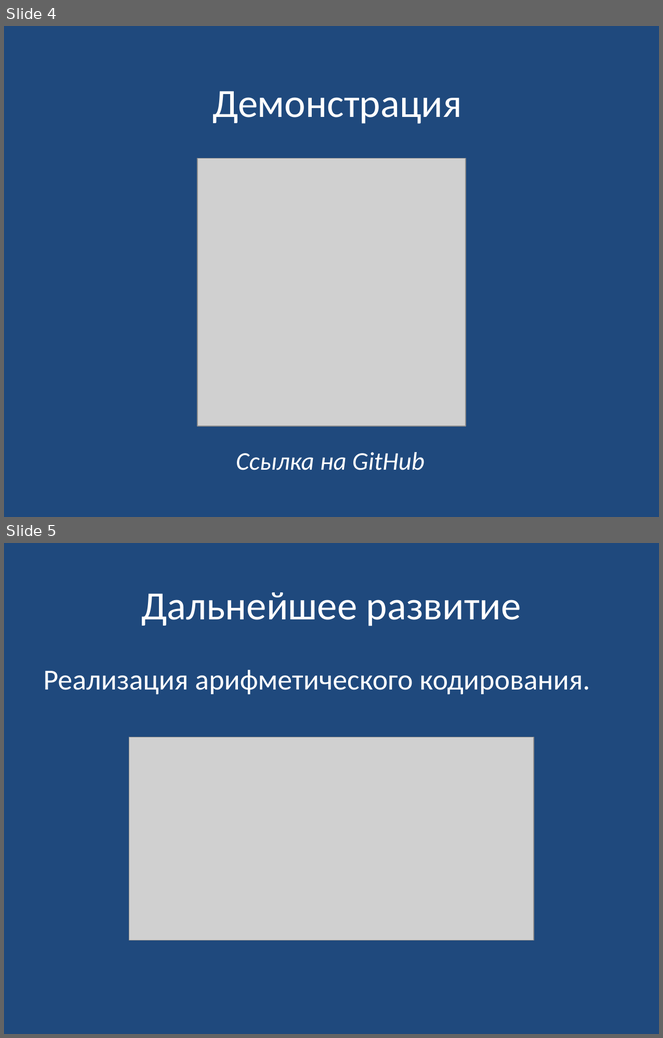
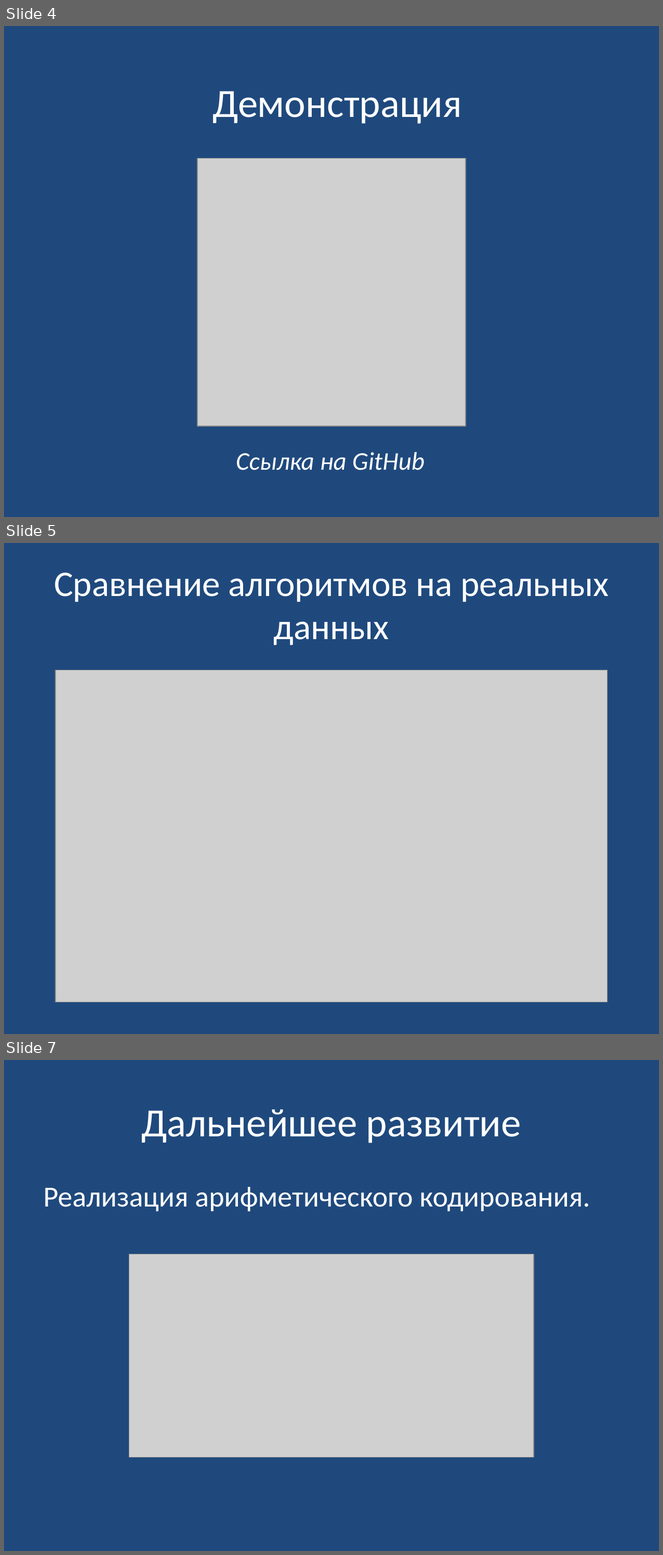
Before and after one commit to leschtsch/compressor, a slide deck: Презентация.pptx. Shown one above the other, each under a label of ours: slides 4 and 5 before the commit, slides 4, 5 and 7 after it; the slides between them are not shown. The pictures are 663x1038 and 663x1555 pixels, drawn with LibreOffice and Linux fonts; fonts in the diff are those of the drawing; grey boxes stand for pictures. Boxes give left, top, right and bottom in pixels: in the first picture for what was removed or moved away, otherwise in the second. Text is boxed around its words. In the diff, an @@ line names an element or a change of style, - is before the commit and + after.

```diff
--- a/Презентация.pptx
+++ b/Презентация.pptx
@@ slide 5 added at [4,543,659,1034], background #1F497D @@
@@ title added at [54,573,609,645], 39.6 pt, text #FFFFFF @@
+Сравнение алгоритмов на реальных данных
@@ picture added at [56,670,608,1002] @@
@@ what was slide 5 is now slide 7 @@
```
Also in this commit, not shown: 1 other slide added, 15 other files.
